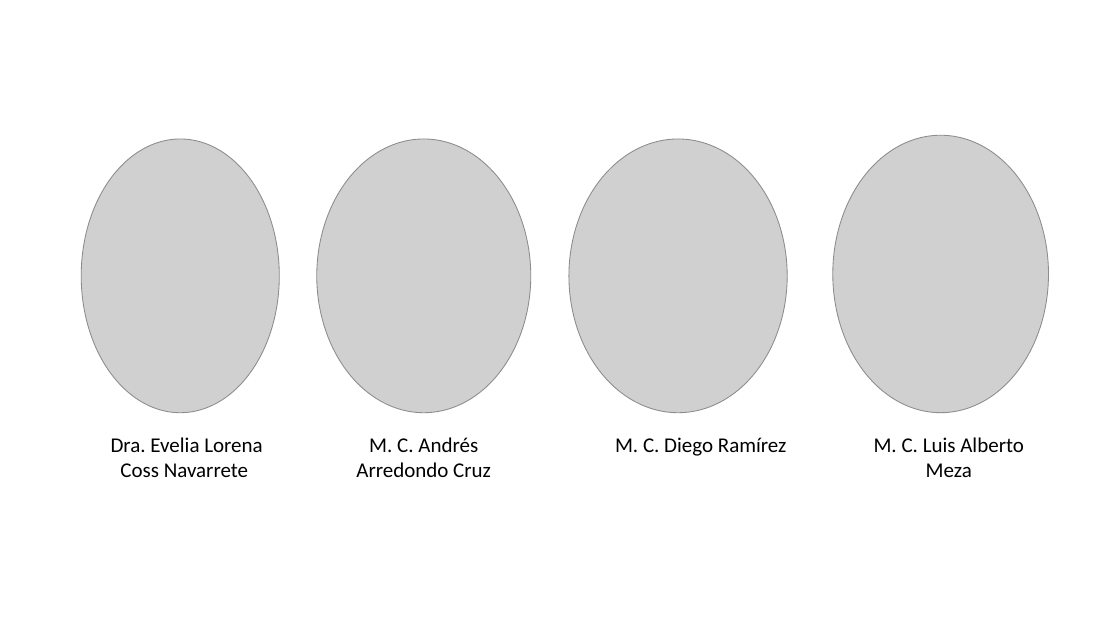
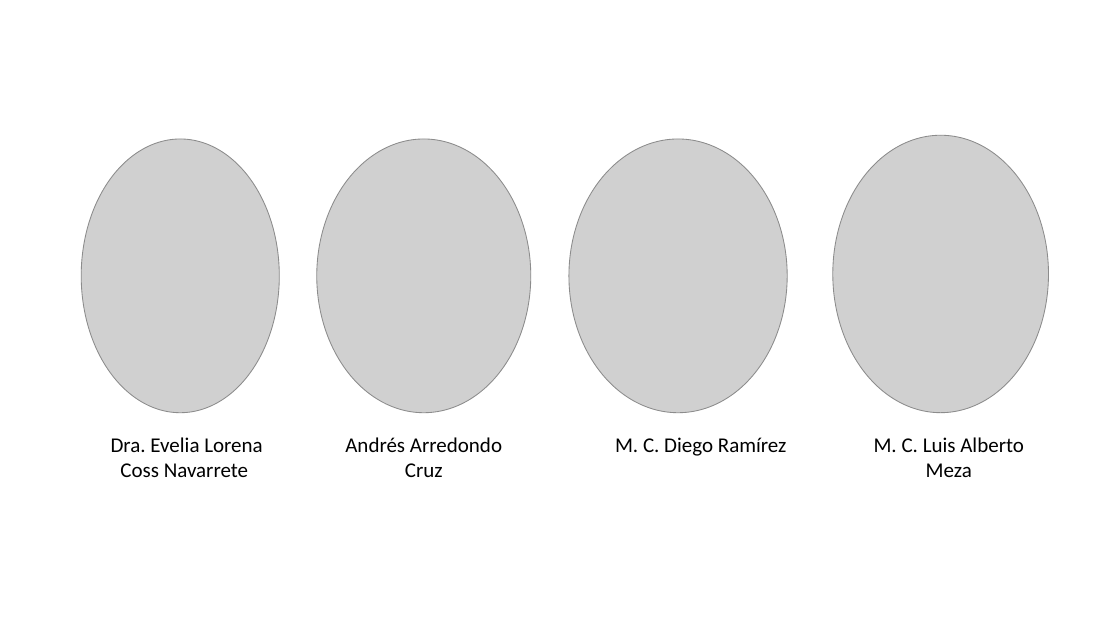
Before and after one commit to ComunidadBioInfo/bienvenida_cdsb2023, a slide deck: slide 1 of ayudantes.pptx. Drawn at 1120x630 pixels with LibreOffice and Linux fonts; fonts in the diff are those of the drawing; grey boxes stand for pictures. Boxes give left, top, right and bottom in pixels: in the first picture for what was removed or moved away, otherwise in the second. Text is boxed around its words. In the diff, an @@ line names an element or a change of style, - is before the commit and + after.

Commit message:
update

```diff
--- a/ayudantes.pptx
+++ b/ayudantes.pptx
@@ text at <box>345,437,502,477</box>: text changed @@
-M. C. Andrés Arredondo Cruz
+Andrés Arredondo Cruz
```
